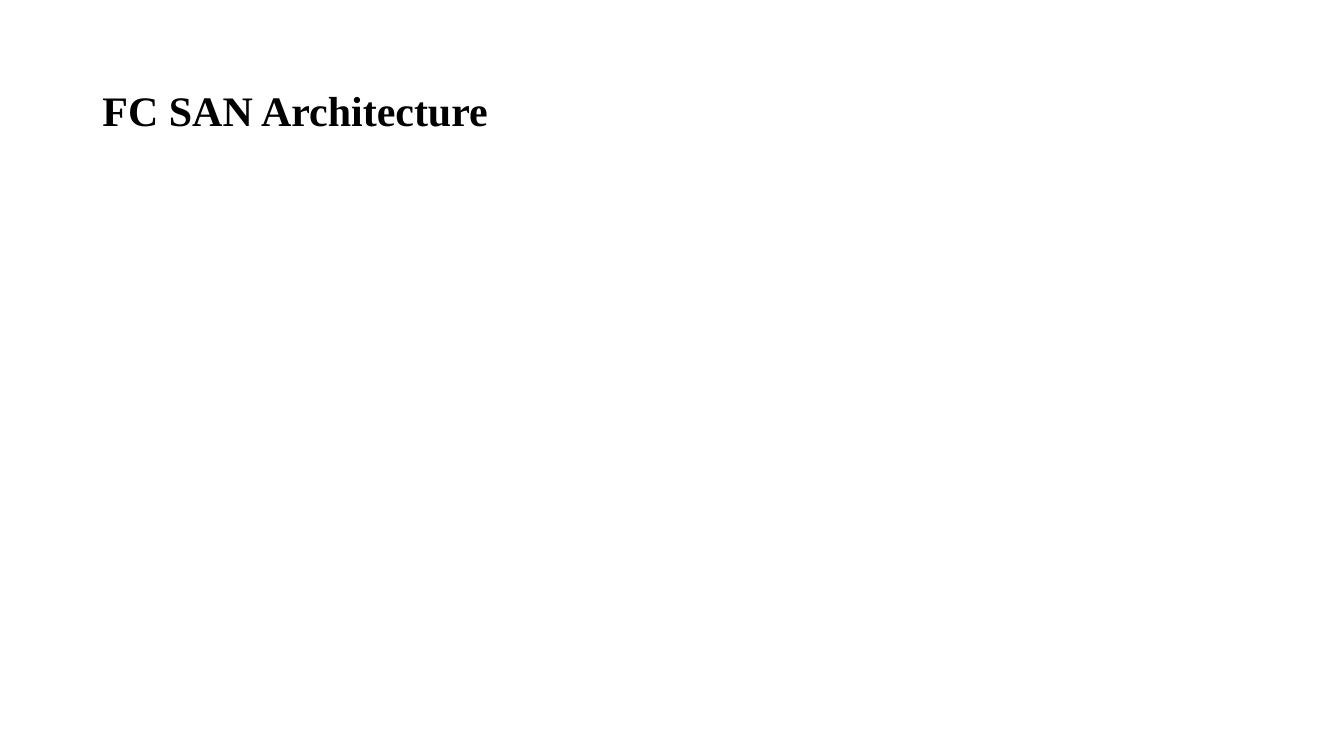
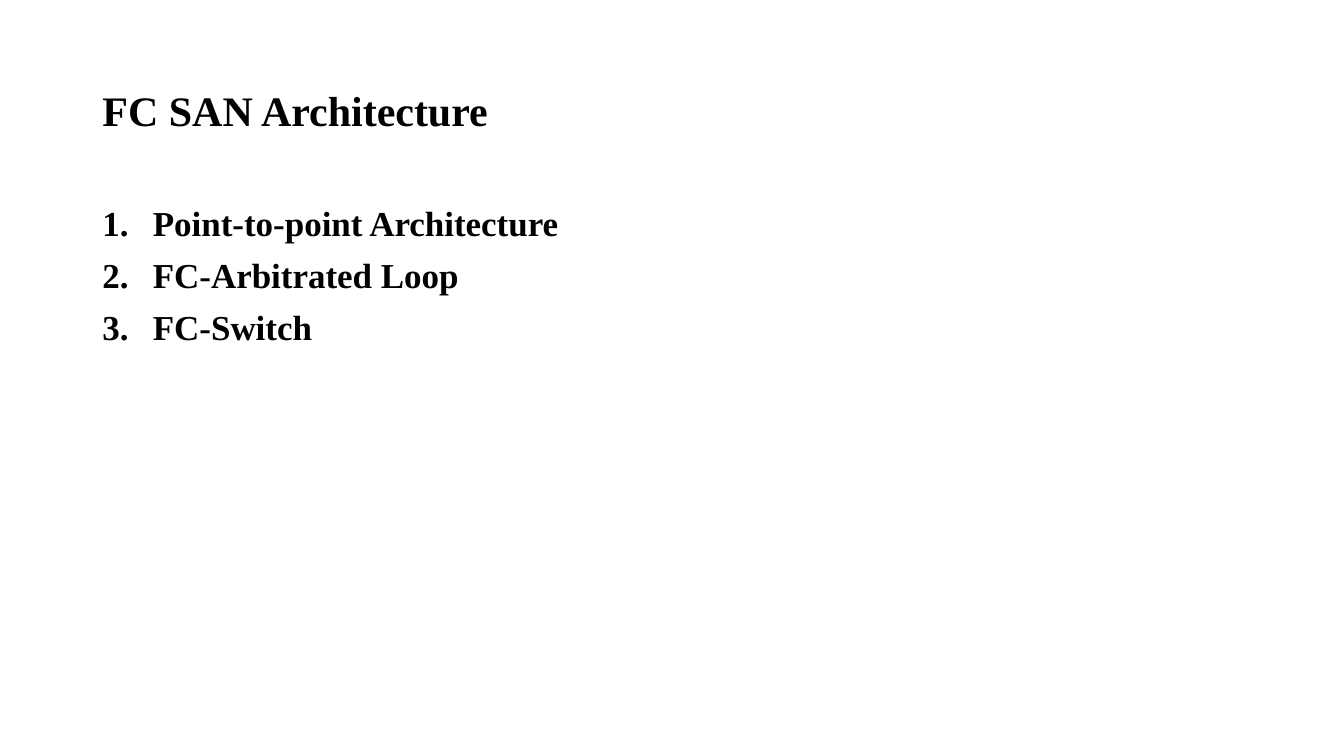
Before and after one commit to kittyboy06/Clg, a slide deck: slide 37 of 5th Sem/Storage Tech/UNIT 3.pptx. Drawn at 1344x756 pixels with LibreOffice and Linux fonts; fonts in the diff are those of the drawing. Boxes give left, top, right and bottom in pixels: in the first picture for what was removed or moved away, otherwise in the second. Text is boxed around its words. In the diff, an @@ line names an element or a change of style, - is before the commit and + after.

```diff
--- a/5th Sem/Storage Tech/UNIT 3.pptx
+++ b/5th Sem/Storage Tech/UNIT 3.pptx
@@ text added at (153,211,558,341), 25 pt, text #000000, bold @@
+1. Point-to-point Architecture
+2. FC-Arbitrated Loop
+3. FC-Switch
```
Also in this commit, not shown: 11 other slides changed, 47 slides added, 21 other files.
